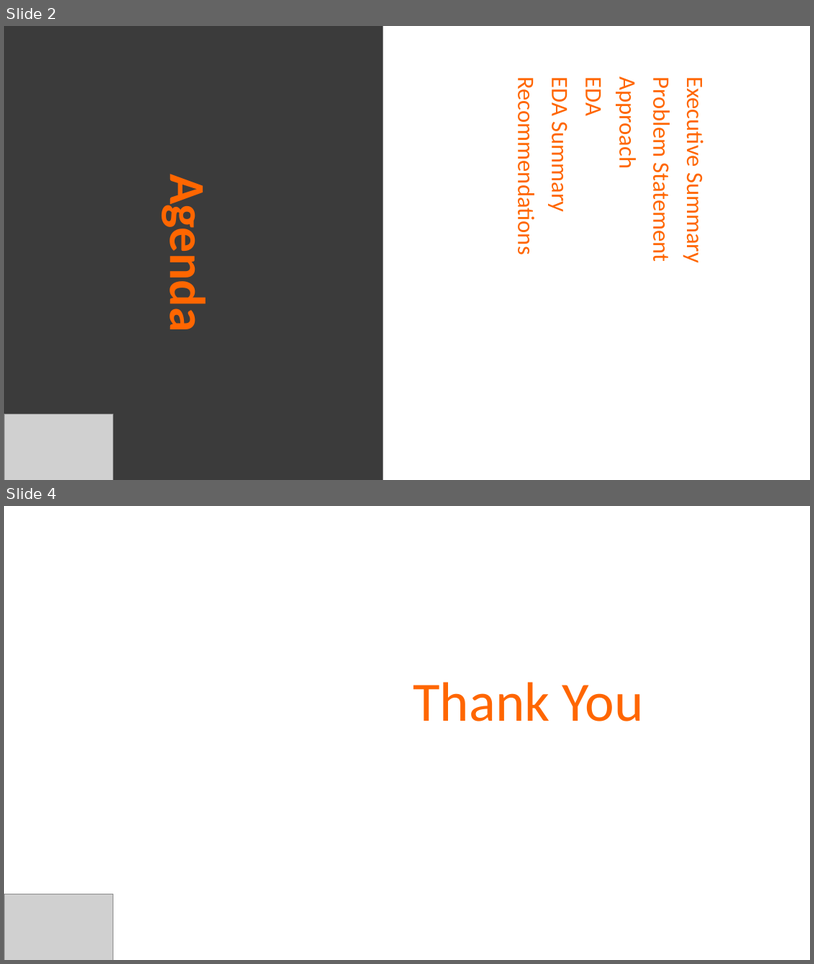
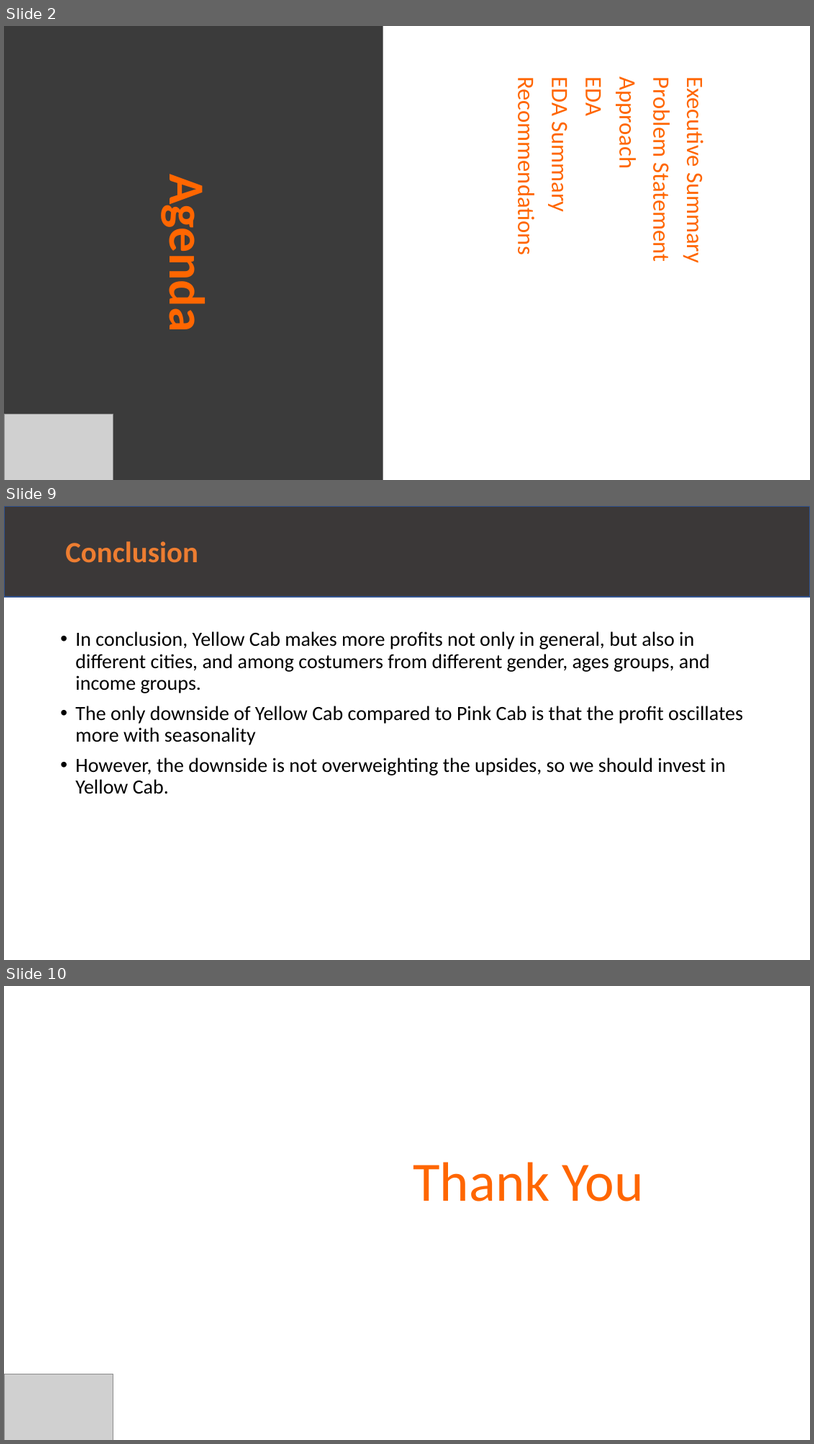
Before and after one commit to Amy0Shen/G2M-for-Cab, a slide deck: G2M_Case_Study.pptx. Shown one above the other, each under a label of ours: slides 2 and 4 before the commit, slides 2, 9 and 10 after it; the slides between them are not shown. The pictures are 814x964 and 814x1444 pixels, drawn with LibreOffice and Linux fonts; fonts in the diff are those of the drawing; grey boxes stand for pictures. Boxes give left, top, right and bottom in pixels: in the first picture for what was removed or moved away, otherwise in the second. Text is boxed around its words. In the diff, an @@ line names an element or a change of style, - is before the commit and + after.

```diff
--- a/G2M_Case_Study.pptx
+++ b/G2M_Case_Study.pptx
@@ slide 9 added at (4,506,810,960), background #FFFFFF @@
@@ rectangle added at (4,506,810,597), fill #3B3838, outline #325491 1 pt @@
@@ title added at (65,541,198,563), 35 pt, text #ED7D31, bold @@
+Conclusion
@@ text added at (75,631,743,794), 24 pt, text #000000 @@
+• In conclusion, Yellow Cab makes more profits not only in general, but also in different cities, and among costumers from different gender, ages groups, and income groups.
+• The only downside of Yellow Cab compared to Pink Cab is that the profit oscillates more with seasonality
+• However, the downside is not overweighting the upsides, so we should invest in Yellow Cab.
@@ what was slide 4 is now slide 10 @@
```
Also in this commit, not shown: 1 slide changed, 5 other slides added, 1 other file.
